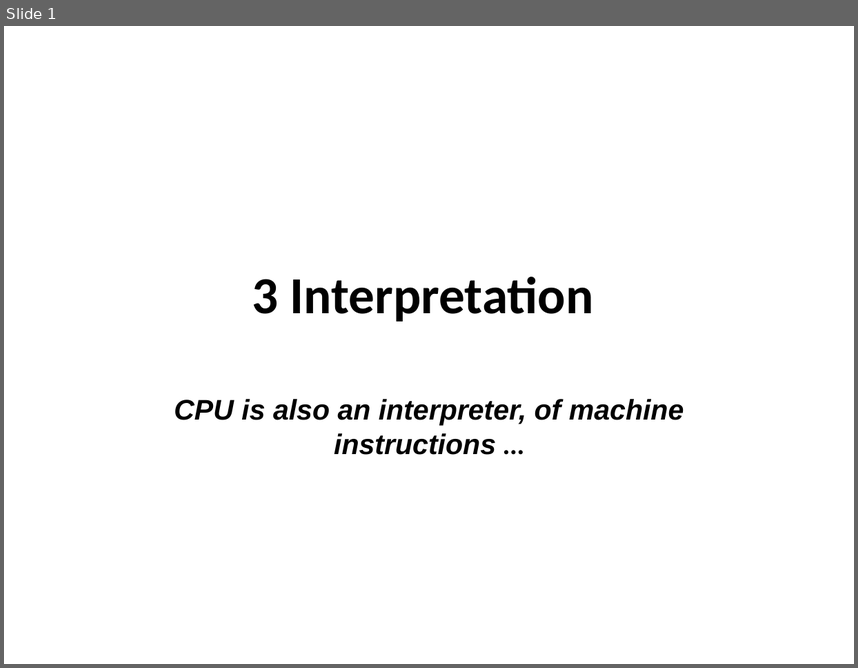
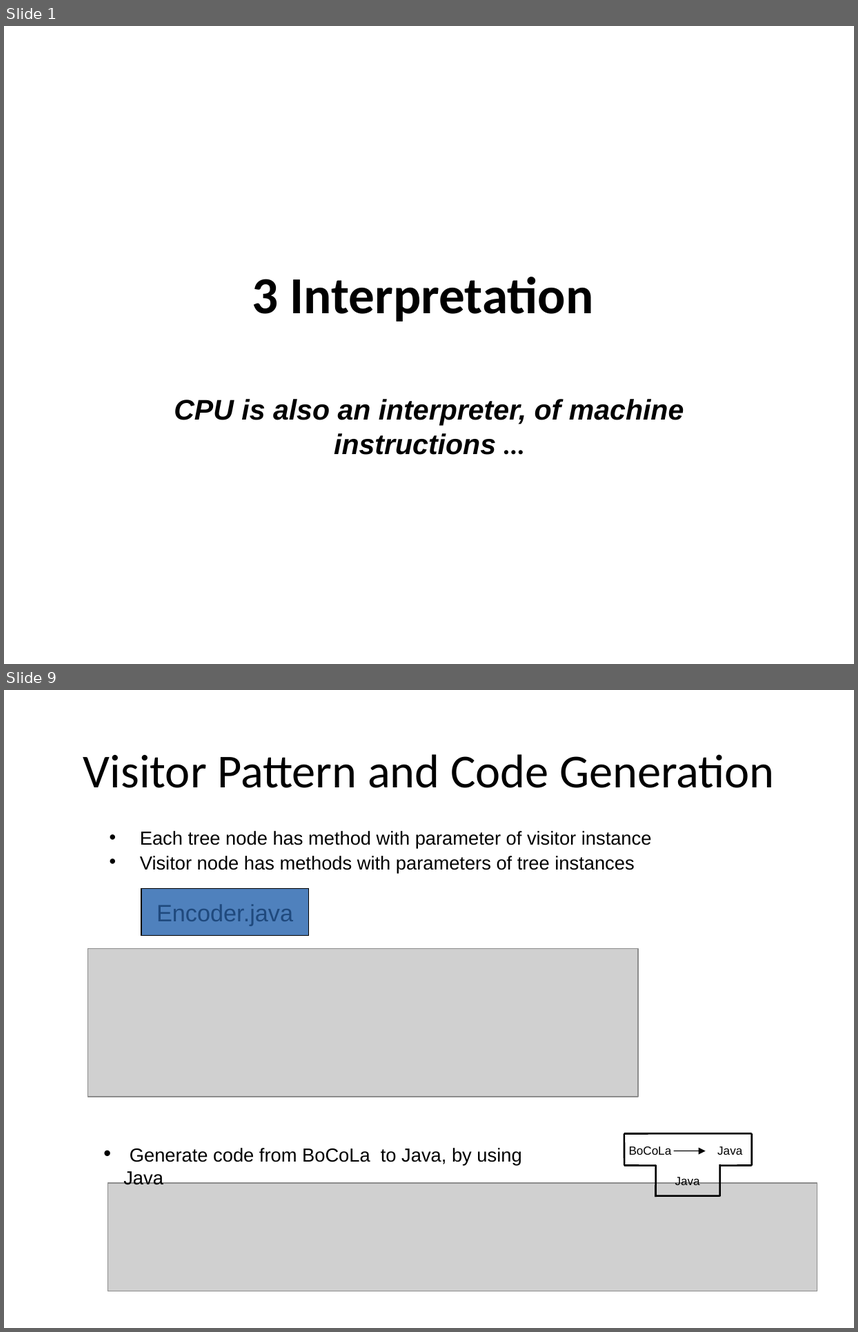
Before and after one commit to isurup/kalle-martin-group, a slide deck: SSE2/slides/3 Interpretation.ppt. Shown one above the other, each under a label of ours: slide 1 before the commit, slides 1 and 9 after it; the slides between them are not shown. The pictures are 858x668 and 858x1332 pixels, drawn with LibreOffice and Linux fonts; fonts in the diff are those of the drawing; grey boxes stand for pictures. Boxes give left, top, right and bottom in pixels: in the first picture for what was removed or moved away, otherwise in the second. Text is boxed around its words. In the diff, an @@ line names an element or a change of style, - is before the commit and + after.

```diff
--- a/SSE2/slides/3 Interpretation.ppt
+++ b/SSE2/slides/3 Interpretation.ppt
@@ slide 9 added at (4, 690, 854, 1328), background #FFFFFF @@
@@ title added at (83, 754, 775, 788), 40 pt, text #000000 @@
+Visitor Pattern and Code Generation
@@ text added at (140, 831, 652, 874), 16 pt, text #000000 @@
+• Each tree node has method with parameter of visitor instance
+• Visitor node has methods with parameters of tree instances
@@ rectangle added at (141, 888, 308, 935), fill #4F81BD, outline #000000 0.74 pt, 20 pt, text #1F497D @@
+Encoder.java
@@ picture added at (87, 949, 638, 1096) @@
@@ text added at (123, 1147, 522, 1185), 16 pt, text #000000 @@
+• Generate code from BoCoLa to Java, by using Java
@@ group added at (624, 1133, 752, 1196): 8 lines, 3 texts, 1 arrow @@
+Java
+Java
+BoCoLa
@@ picture added at (107, 1183, 818, 1291) @@
```
Also in this commit, not shown: 1 slide changed, 6 other slides added, 1 slide removed.
